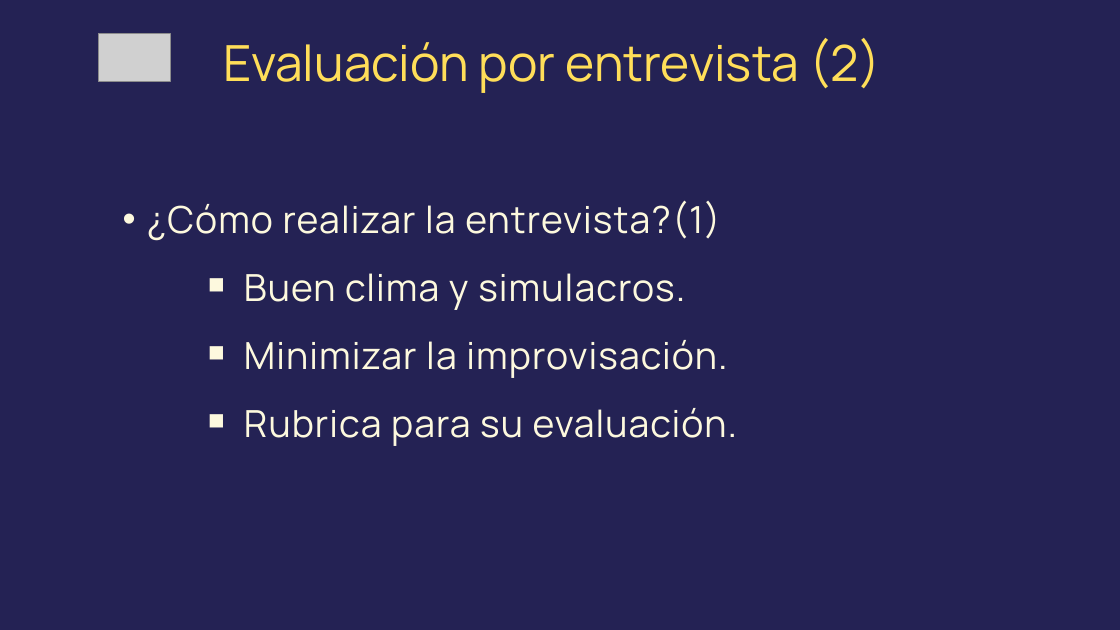
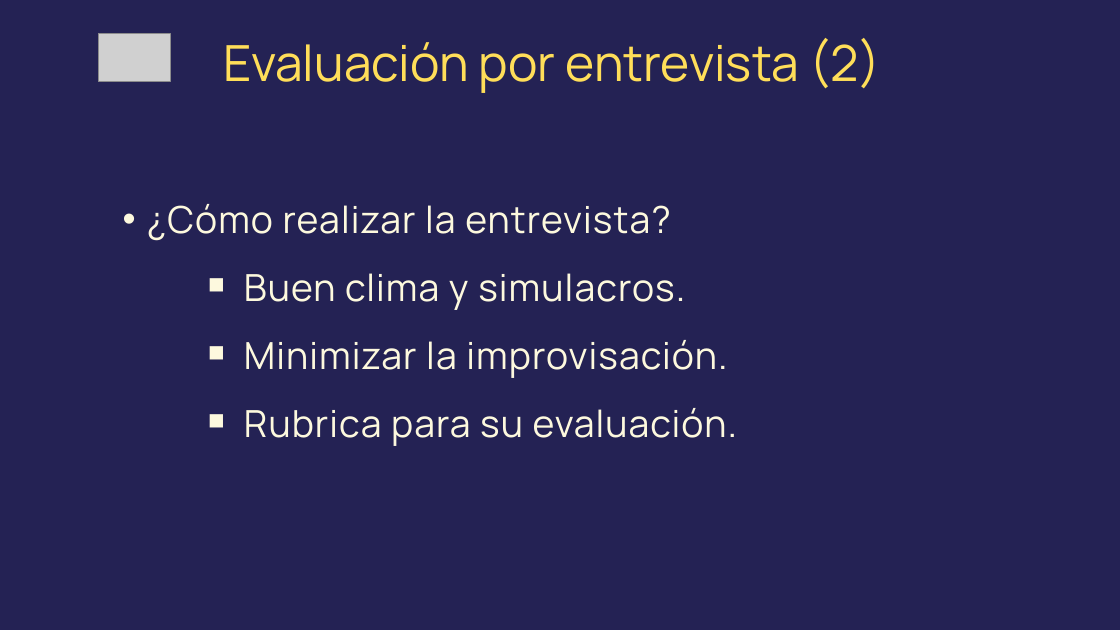
Before and after one commit to sergarb1/PresentacionEvaluarDesdeCasa, a slide deck: slide 13 of Evaluar alumnos desde casa.odp. Drawn at 1120x630 pixels with LibreOffice and Linux fonts; fonts in the diff are those of the drawing; grey boxes stand for pictures. Boxes give left, top, right and bottom in pixels: in the first picture for what was removed or moved away, otherwise in the second. Text is boxed around its words. In the diff, an @@ line names an element or a change of style, - is before the commit and + after.

```diff
--- a/Evaluar alumnos desde casa.odp
+++ b/Evaluar alumnos desde casa.odp
@@ text at (x1=147, y1=204, x2=671, y2=241): text changed @@
-  • ¿Cómo realizar la entrevista?(1)
+  • ¿Cómo realizar la entrevista?
```
Also in this commit, not shown: 17 other slides changed, 1 other file.
